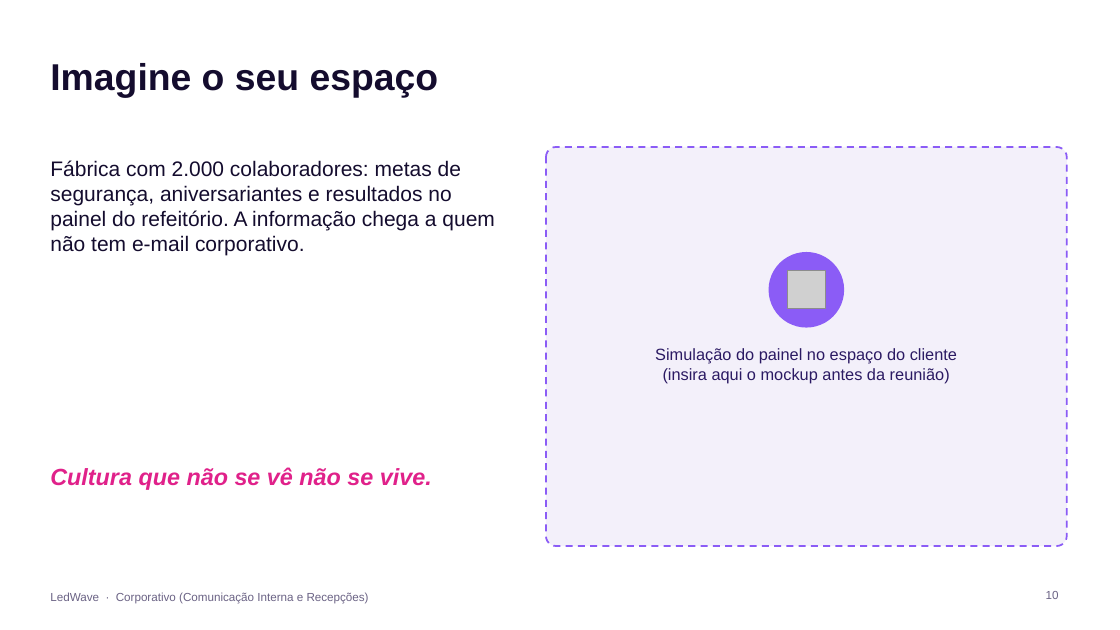
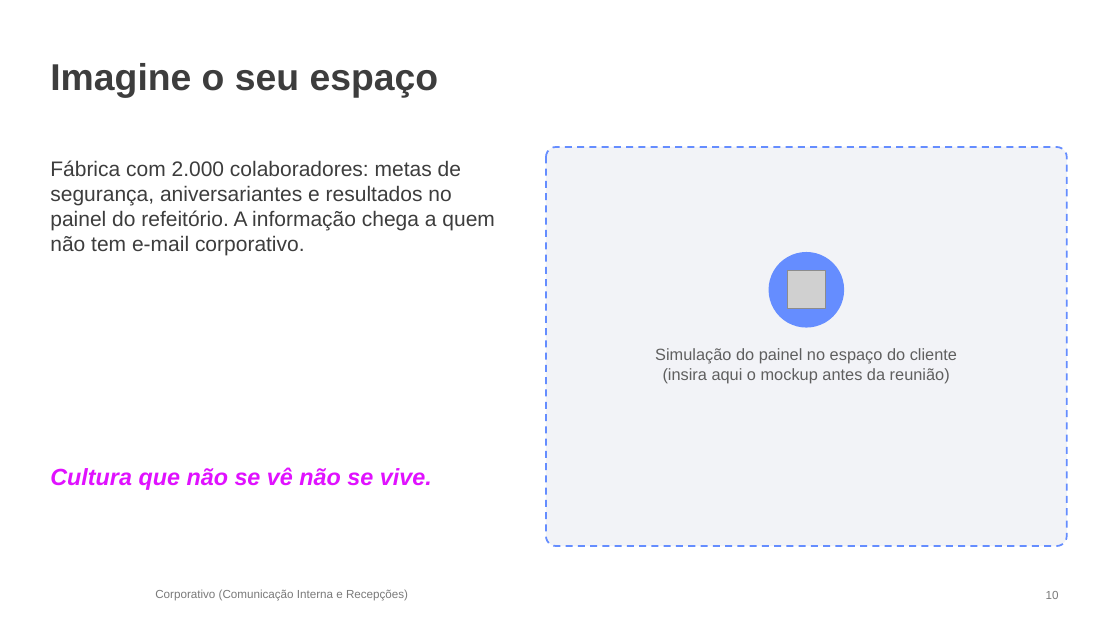
Before and after one commit to itarsilva/Treino, a slide deck: slide 10 of ledwave-comercial/apresentacoes/LedWave_Corporativo.pptx. Drawn at 1120x630 pixels with LibreOffice and Linux fonts; fonts in the diff are those of the drawing; grey boxes stand for pictures; background and template pictures are left out. Boxes give left, top, right and bottom in pixels: in the first picture for what was removed or moved away, otherwise in the second. Text is boxed around its words. In the diff, an @@ line names an element or a change of style, - is before the commit and + after.

```diff
--- a/ledwave-comercial/apresentacoes/LedWave_Corporativo.pptx
+++ b/ledwave-comercial/apresentacoes/LedWave_Corporativo.pptx
@@ title "Imagine o seu espaço" at [50,63,439,98]: text colour #140C2E to #3D3D3D @@
@@ rounded rectangle at [546,147,1067,546]: fill #F3F0FA to #F2F3F7; outline #8B5CF6 1.5 pt dashed to #658DFF 1.5 pt dashed @@
@@ text "Fábrica com 2.000 colaboradores: metas ..." at [50,160,495,256]: text colour #140C2E to #3D3D3D @@
@@ ellipse at [769,252,844,328]: fill #8B5CF6 to #658DFF @@
@@ text "Simulação do painel no espaço ..." at [655,348,957,384]: text colour #2B1A63 to #5F5F5F @@
@@ text "Cultura que não se vê ..." at [50,467,432,490]: text colour #E0218A to #E011FF @@
@@ text at [155,589,408,601]: text changed; text colour #6B6385 to #7A7A7A @@
-LedWave · Corporativo (Comunicação Interna e Recepções)
+Corporativo (Comunicação Interna e Recepções)
@@ page number at [1046,591,1059,599]: text colour #6B6385 to #7A7A7A @@
```
Also in this commit, not shown: 13 other slides changed, 27 other files.
